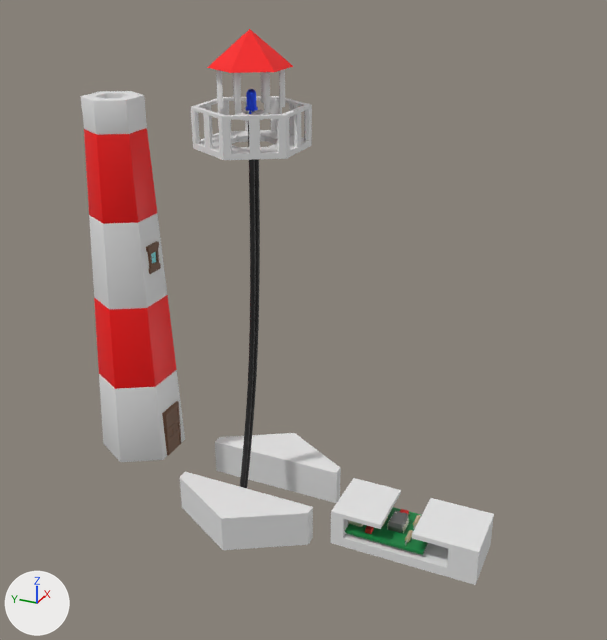
What one commit did to the FBX model model/obudowa_rozlozona.fbx.
Both versions are drawn from a 50 mm camera at (-0.32, -0.168, 0.25) aimed at (0.0, -0.024, 0.09). Lighting does not change. The marker at lower left points along +X, +Y and +Z. Where no turn or scale is listed for an object, it has been applied to the vertices. Vertices at the same position are counted once.

Objects in the first picture: 'base', 'cables', 'door', 'drawer', 'ekomigacz', 'handrails', 'lighthouse', 'roof', 'roof_base', 'window'.
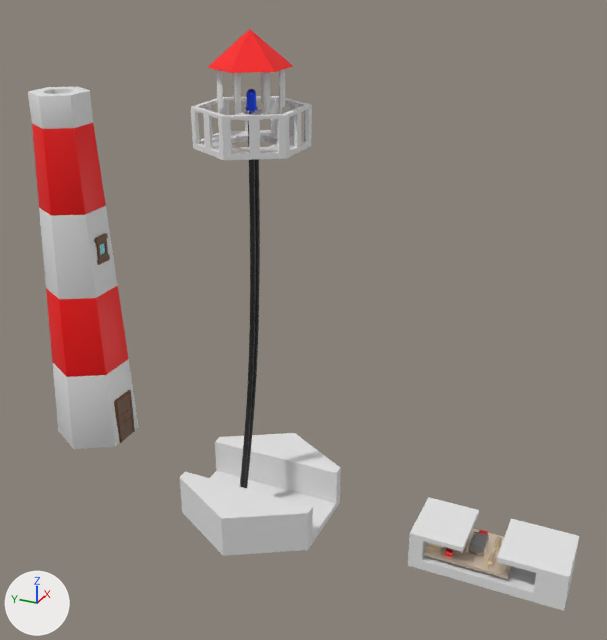
The newer file is also rescaled (x10.0) as a whole; pictures and numbers use the older file's frame.

Where the change shows, as pixel boxes [x1, y1, x2, y2] in the pictures (607 x 640 px):
'lighthouse', mesh moved: before [81, 91, 185, 462]; after [28, 87, 139, 449]
'drawer', mesh moved: before [330, 478, 494, 585]; after [408, 497, 579, 611]
'base', reshaped: before [180, 433, 341, 550]; after [180, 433, 341, 556]
'ekomigacz', recoloured, mesh moved: before [345, 507, 428, 555]; after [424, 529, 511, 579]
'door', mesh moved: before [162, 401, 181, 456]; after [114, 390, 135, 443]
'window', mesh moved: before [146, 241, 161, 274]; after [94, 233, 110, 265]

The edits, one by one:
Material 'Prism Opaque' (mat_prism_opaque) is new.
Its base color is (0.984, 0.831, 0.663) (white #fdebd5).
Its metallic is 1.0.
Its roughness is 0.553.
me_cube_003 has 98 vertices, 92 faces and spans x -0.00432..0.00446, y -0.01602..-0.01197, z 0.10173..0.11536.
me_cube_003 is used by ob_window; location (0.0, 0.0709, 0.0).
me_cube_003 part 5: the whole mesh is moved by (0.0, 0.03022, 0.0).
me_cylinder_021 has 792 vertices, 792 faces and spans x -0.015..0.015, y -0.0362..0.0353, z -0.0188..0.0.
me_cylinder_021 is used by ob_drawer; location (0.0, -0.0804, 0.0).
me_cylinder_021 part 6: the whole mesh is moved by (0.0, -0.0392, 0.0).
me_cylinder_022 has 1516 vertices, 1512 faces and spans x -0.022..0.022, y -0.019..0.019, z 0.0..0.184.
me_cylinder_022 is used by ob_lighthouse; location (0.0, 0.0709, 0.0).
me_cylinder_022 part 1: the whole mesh is moved by (0.0, 0.03, 0.0).
me_board has 10415 vertices, 20906 faces and spans x -0.0121..0.0145, y -0.0102..0.0359, z -0.014..-0.003.
me_board is used by ob_ekomigacz; location (-0.0012, -0.0804, 0.0).
me_board part 2: the whole mesh is moved by (0.0, -0.0392, 0.0).
me_board no longer uses material mat_material (green #0c8542).
me_board now uses material mat_prism_opaque (white #fdebd5).
me_cylinder_013 has 962 vertices, 941 faces and spans x -0.0069..0.0069, y -0.0208..-0.0171, z 0.0..0.0258.
me_cylinder_013 is used by ob_door; location (0.0, 0.0709, 0.0).
me_cylinder_013 part 3: the whole mesh is moved by (0.0, 0.0302, 0.0).
me_cylinder_025 is used by ob_base; location (0.0, 0.0, 0.0).
me_cylinder_025 had 272 vertices, 272 faces and spanned x -0.0413..0.0413, y -0.0358..0.0358, z -0.0188..0.0.
me_cylinder_025 now has 60 vertices, 50 faces and spans x -0.0413..0.0413, y -0.0358..0.0358, z -0.0221..0.0.
Part 4, on me_cylinder_025:
230 vertices are removed from x -0.0413..0.0413, y -0.0358..0.0358, z -0.0188..0.0.
270 faces are deleted.
8 vertices are added at x -0.0413..0.0413, y -0.0248..0.0248, z -0.0221.
10 new vertices lie (0.0, 0.0, -0.0033) away from vertices in x -0.0413..0.0413, y -0.0358..0.0358, z -0.0188.
48 new faces join them.
